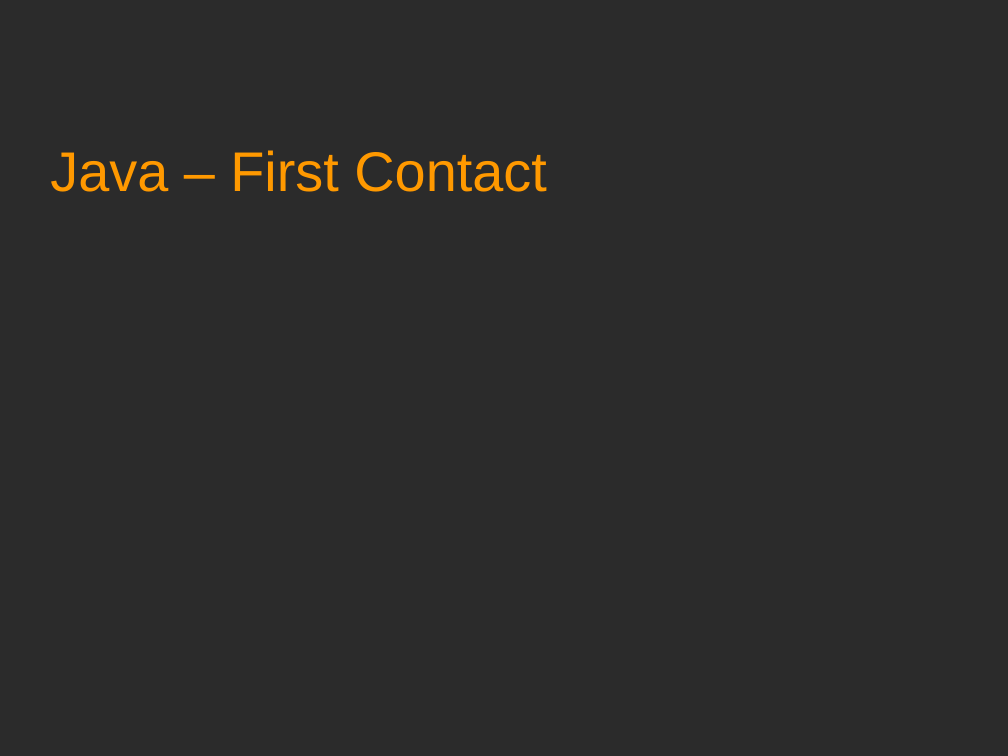
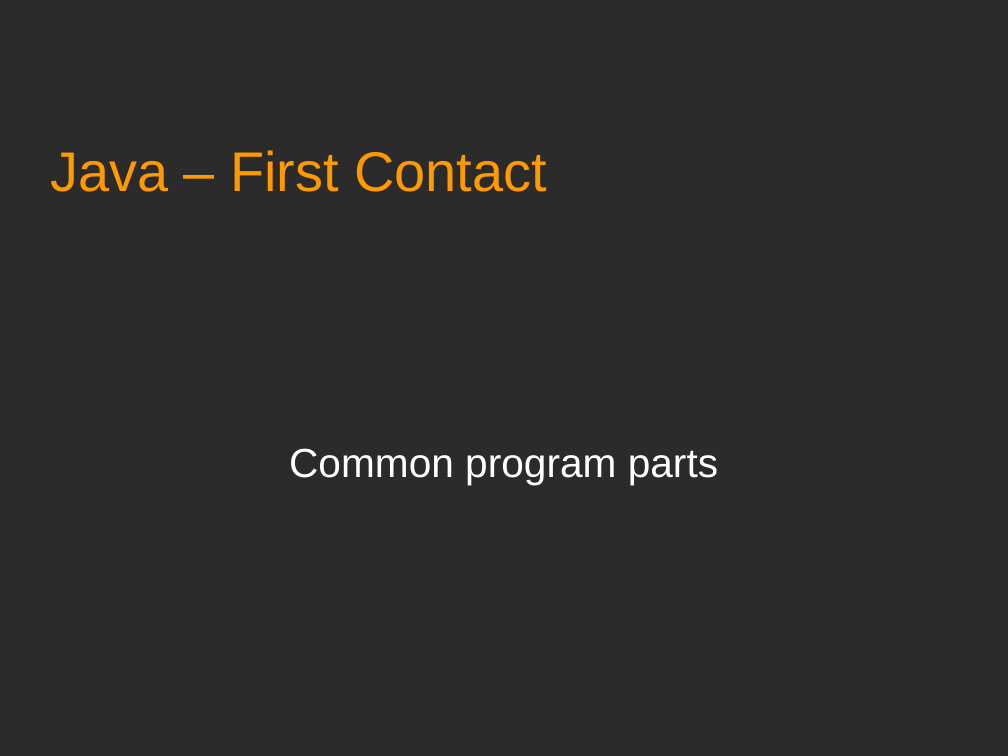
Before and after one commit to Academy-Soft-Intellect/Android-Programming-for-Beginners, a slide deck: slide 1 of 02_Java_First_Contact.odp. Drawn at 1008x756 pixels with LibreOffice and Linux fonts; fonts in the diff are those of the drawing; background and template pictures are left out; a plain dark background stands for a picture behind light text. Boxes give left, top, right and bottom in pixels: in the first picture for what was removed or moved away, otherwise in the second. Text is boxed around its words. In the diff, an @@ line names an element or a change of style, - is before the commit and + after.

```diff
--- a/02_Java_First_Contact.odp
+++ b/02_Java_First_Contact.odp
@@ subtitle added at [289, 448, 718, 484], 32 pt, text #FFFFFF @@
+Common program parts
```
Also in this commit, not shown: 1 other slide changed, 2 slides added.
